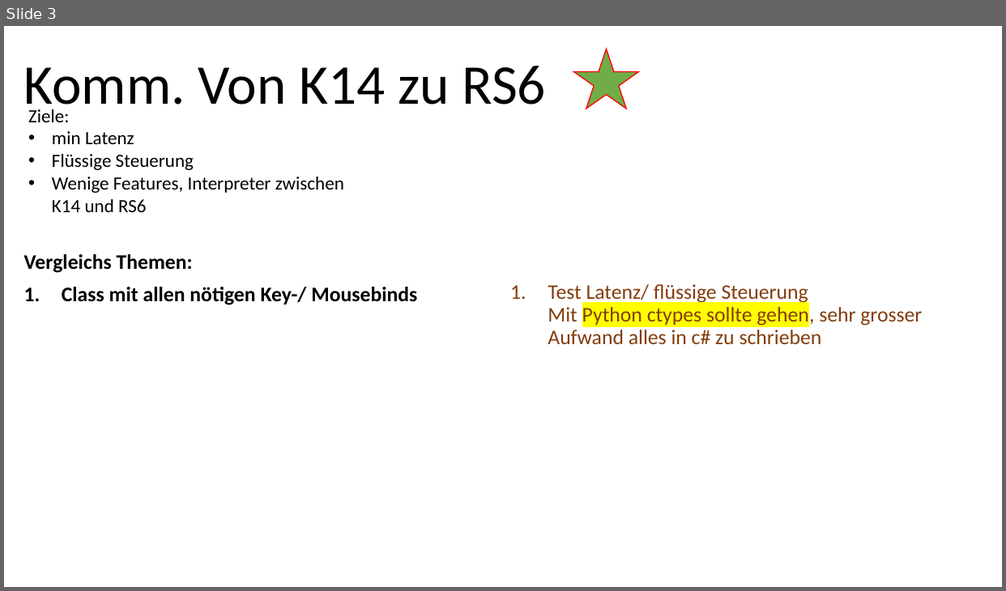
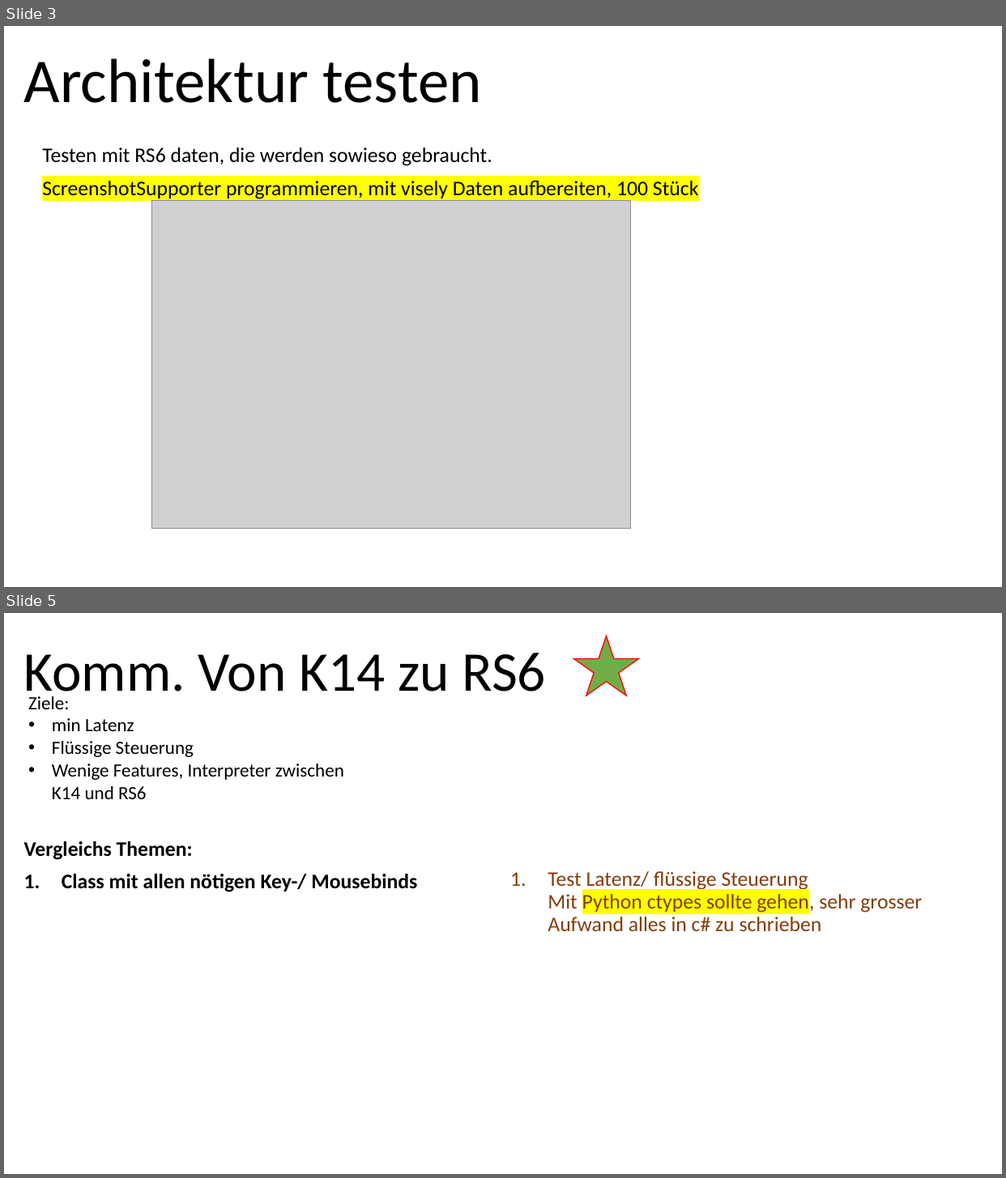
Before and after one commit to OleLokison/Deep-learning-aim-assist, a slide deck: Org.pptx. Shown one above the other, each under a label of ours: slide 3 before the commit, slides 3 and 5 after it; the slides between them are not shown. The pictures are 1006x591 and 1006x1178 pixels, drawn with LibreOffice and Linux fonts; fonts in the diff are those of the drawing; grey boxes stand for pictures. Boxes give left, top, right and bottom in pixels: in the first picture for what was removed or moved away, otherwise in the second. Text is boxed around its words. In the diff, an @@ line names an element or a change of style, - is before the commit and + after.

```diff
--- a/Org.pptx
+++ b/Org.pptx
@@ slide 3 added at [4, 26, 1002, 587], background #FFFFFF @@
@@ title added at [24, 58, 482, 103], 60 pt, text #000000 @@
+Architektur testen
@@ subtitle added at [42, 148, 698, 199], 20 pt, text #000000 @@
+Testen mit RS6 daten, die werden sowieso gebraucht.
+ScreenshotSupporter programmieren, mit visely Daten aufbereiten, 100 Stück
@@ picture added at [152, 200, 632, 529] @@
@@ what was slide 3 is now slide 5 @@
```
Also in this commit, not shown: 1 slide changed, 1 other slide added, 1 other file.
